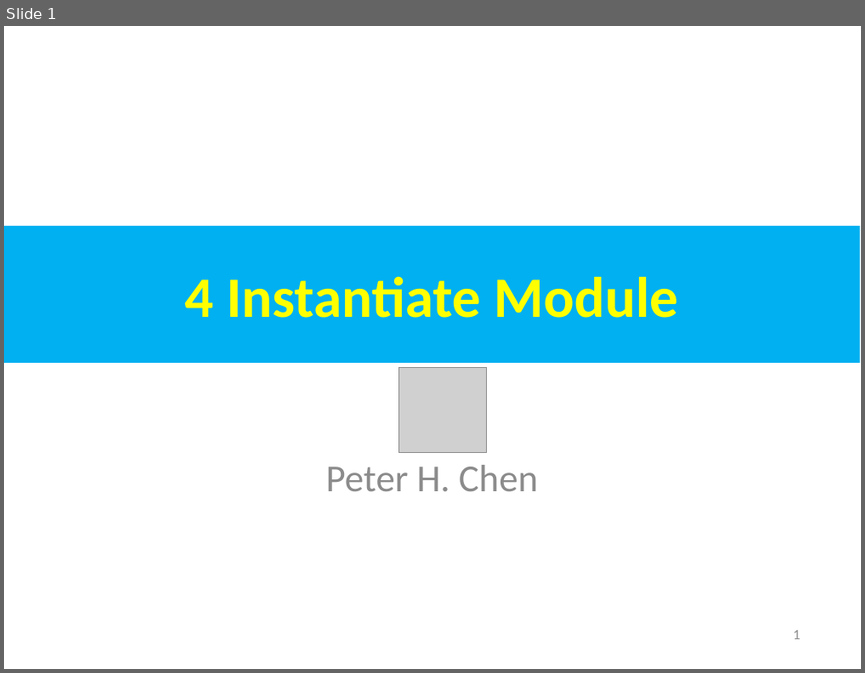
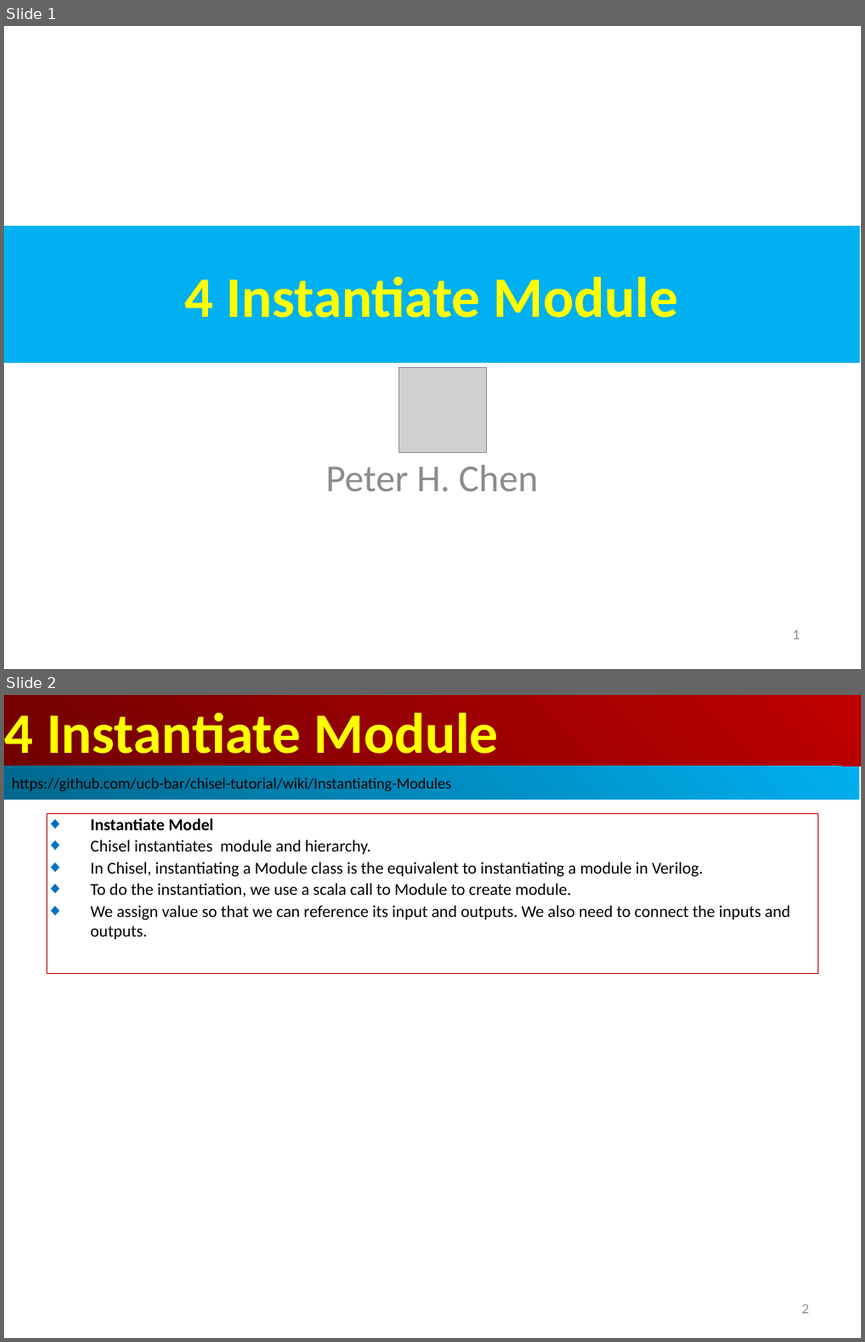
Before and after one commit to peterhchen/AIU_CS800_Chisel, a slide deck: 700_Dev_Guide/004_Module/000_Video/004_Module.ppt. Shown one above the other, each under a label of ours: slide 1 before the commit, slides 1 and 2 after it. The pictures are 865x673 and 865x1342 pixels, drawn with LibreOffice and Linux fonts; fonts in the diff are those of the drawing; grey boxes stand for pictures. Boxes give left, top, right and bottom in pixels: in the first picture for what was removed or moved away, otherwise in the second. Text is boxed around its words. In the diff, an @@ line names an element or a change of style, - is before the commit and + after.

```diff
--- a/700_Dev_Guide/004_Module/000_Video/004_Module.ppt
+++ b/700_Dev_Guide/004_Module/000_Video/004_Module.ppt
@@ slide 2 added at [4,695,861,1338], background #FFFFFF @@
@@ rectangle added at [5,695,861,766], fill gradient #BF0000 to #710000, 48 pt, text #FFFF00, bold @@
+4 Instantiate Module
@@ rectangle added at [4,766,859,800], fill gradient #00AFEF to #00688E, 13 pt, text #000000 @@
+https://github.com/ucb-bar/chisel-tutorial/wiki/Instantiating-Modules
@@ rectangle added at [46,813,818,974], outline #C00000 0.74 pt, 14 pt, text #000000 @@
+◆ Instantiate Model
+◆ Chisel instantiates module and hierarchy.
+◆ In Chisel, instantiating a Module class is the equivalent to instantiating a module in Verilog.
+◆ To do the instantiation, we use a scala call to Module to create module.
+◆ We assign value so that we can reference its input and outputs. We also need to connect the inputs and outputs.
@@ page number added at [801,1304,808,1313], 12 pt, text #8B8B8B @@
+2
```
Also in this commit, not shown: 1 slide changed, 10 other slides added.
